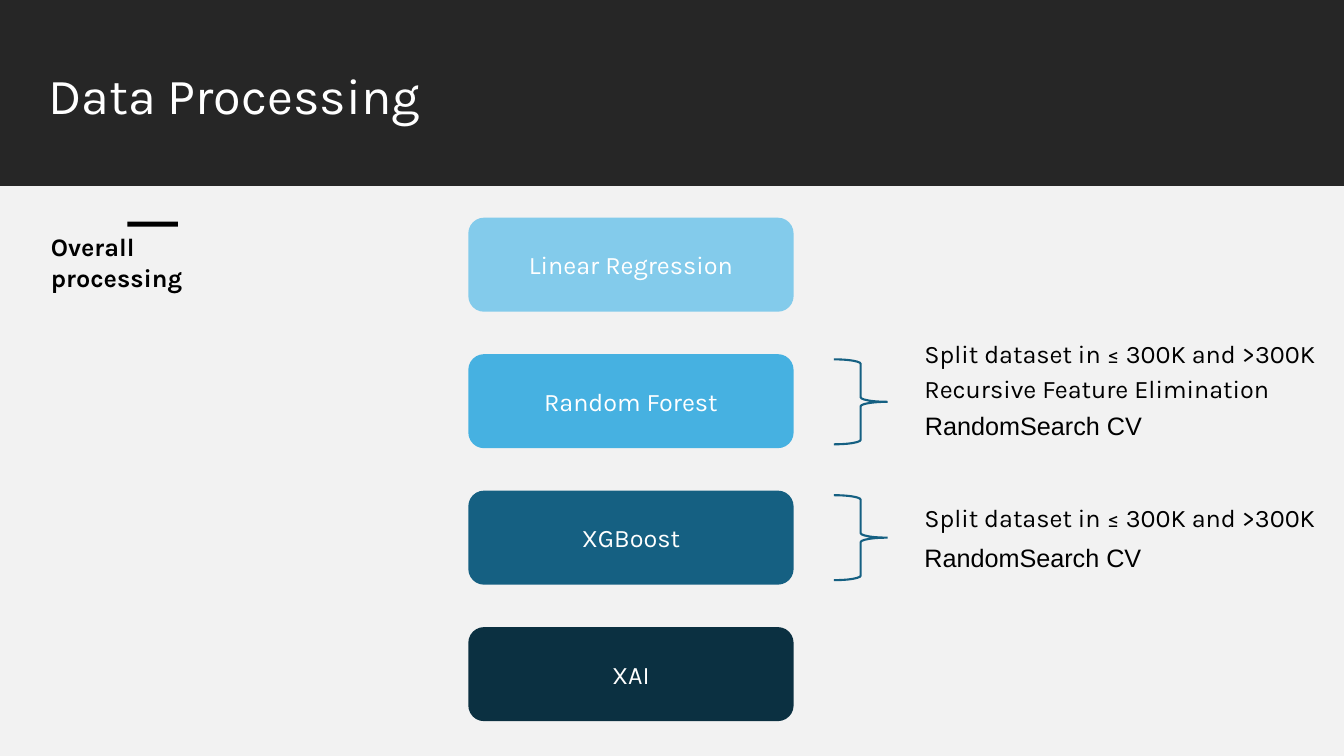
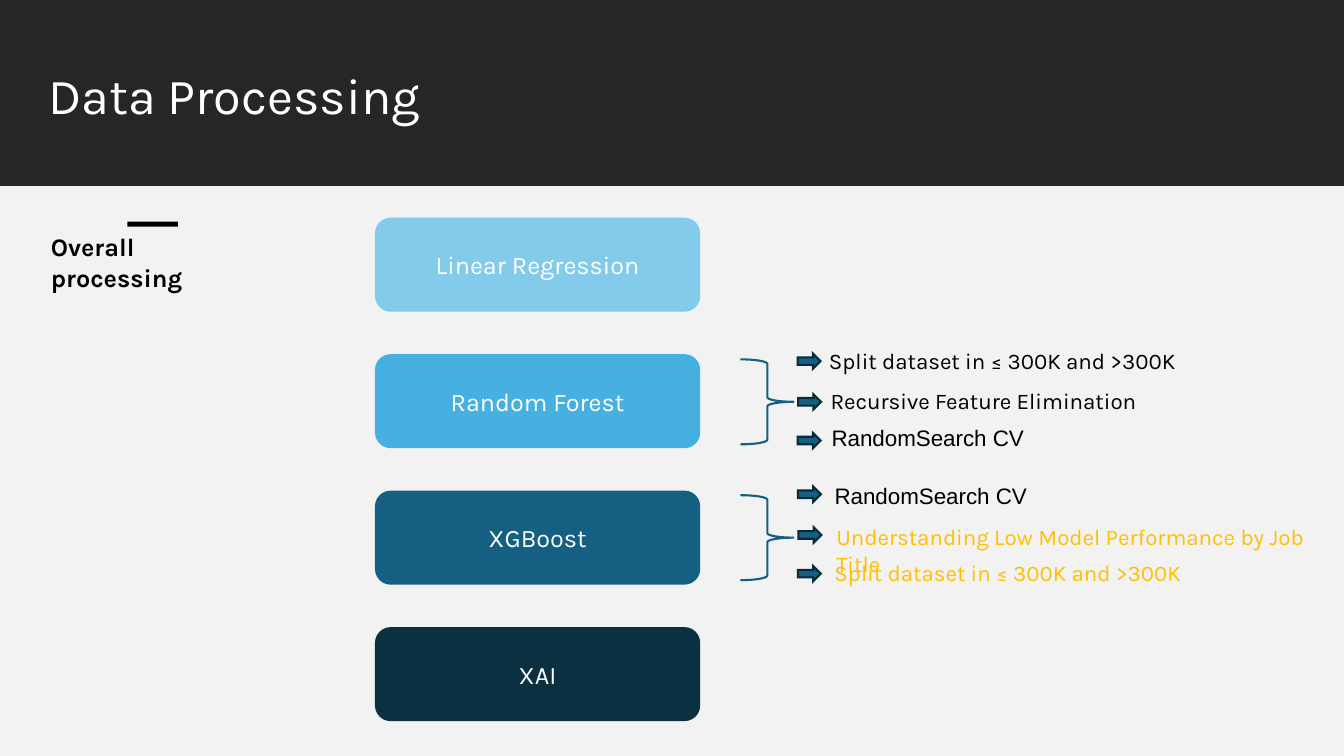
Before and after one commit to isnotJack/AI-project, a slide deck: slide 11 of slide.pptx. Drawn at 1344x756 pixels with LibreOffice and Linux fonts; fonts in the diff are those of the drawing. Boxes give left, top, right and bottom in pixels: in the first picture for what was removed or moved away, otherwise in the second. Text is boxed around its words. In the diff, an @@ line names an element or a change of style, - is before the commit and + after.

```diff
--- a/slide.pptx
+++ b/slide.pptx
@@ right arrow added at [798, 354, 821, 369], fill #156082, outline #092A39 1.5 pt @@
@@ text "Split dataset in ≤ 300K ...": place and size @@
-text "Split dataset in ≤ 300K ..." at [924, 345, 1315, 369]
+text "Split dataset in ≤ 300K ..." at [829, 353, 1175, 375]
@@ text "Recursive Feature Elimination": place and size @@
-text "Recursive Feature Elimination" at [924, 380, 1269, 399]
+text "Recursive Feature Elimination" at [831, 393, 1137, 410]
@@ right arrow added at [799, 394, 822, 409], fill #156082, outline #092A39 1.5 pt @@
@@ text "RandomSearch CV": place and size @@
-text "RandomSearch CV" at [925, 416, 1142, 436]
+text "RandomSearch CV" at [832, 429, 1024, 447]
@@ right arrow added at [798, 434, 821, 449], fill #156082, outline #092A39 1.5 pt @@
@@ size 18 to 16 pt in 4 elements at [829, 353, 1175, 375], [831, 393, 1137, 410], [832, 429, 1024, 447], [835, 487, 1027, 505] @@
@@ text "RandomSearch CV": place and size @@
-text "RandomSearch CV" at [924, 548, 1141, 568]
+text "RandomSearch CV" at [835, 487, 1027, 505]
@@ 4 rounded rectangles, 2 right braces: place and size @@
-4 rounded rectangles, 2 right braces at [469, 218, 887, 721]
+4 rounded rectangles, 2 right braces at [375, 218, 795, 721]
@@ right arrow added at [799, 487, 822, 502], fill #156082, outline #092A39 1.5 pt @@
@@ right arrow added at [799, 527, 822, 542], fill #156082, outline #092A39 1.5 pt @@
@@ text added at [836, 529, 1303, 578], 16 pt, text #FFC000 @@
+Understanding Low Model Performance by Job Title
@@ right arrow added at [799, 567, 822, 582], fill #156082, outline #092A39 1.5 pt @@
@@ text "Split dataset in ≤ 300K ...": place and size @@
-text "Split dataset in ≤ 300K ..." at [924, 509, 1315, 533]
+text "Split dataset in ≤ 300K ..." at [888, 565, 1181, 582]
@@ text "Split dataset in ≤ 300K ..." at [888, 565, 1181, 582]: size 18 to 16 pt, text colour #000000 to #FFC000 @@
```
Also in this commit, not shown: 5 other slides changed, 9 slides added, 5 other files.
